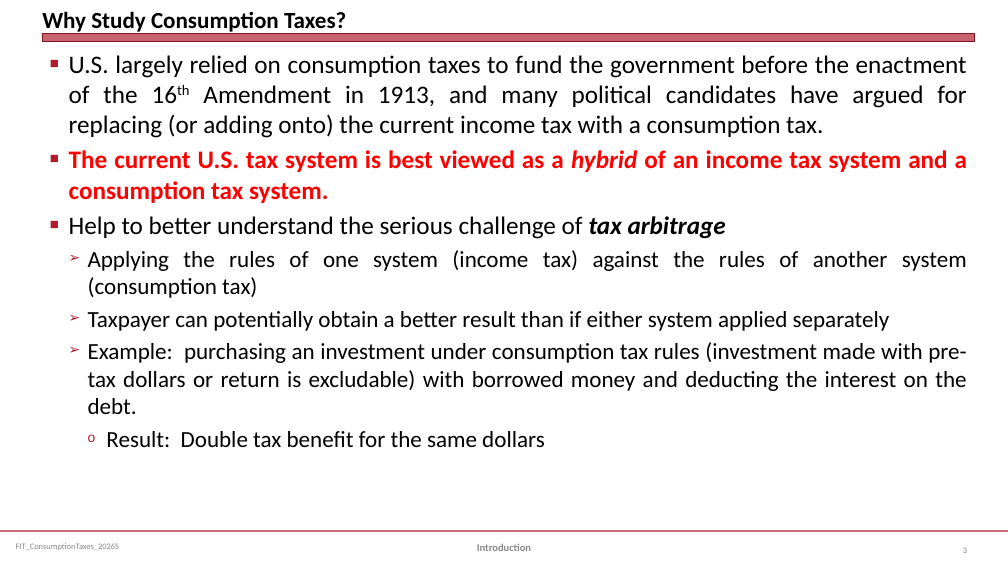
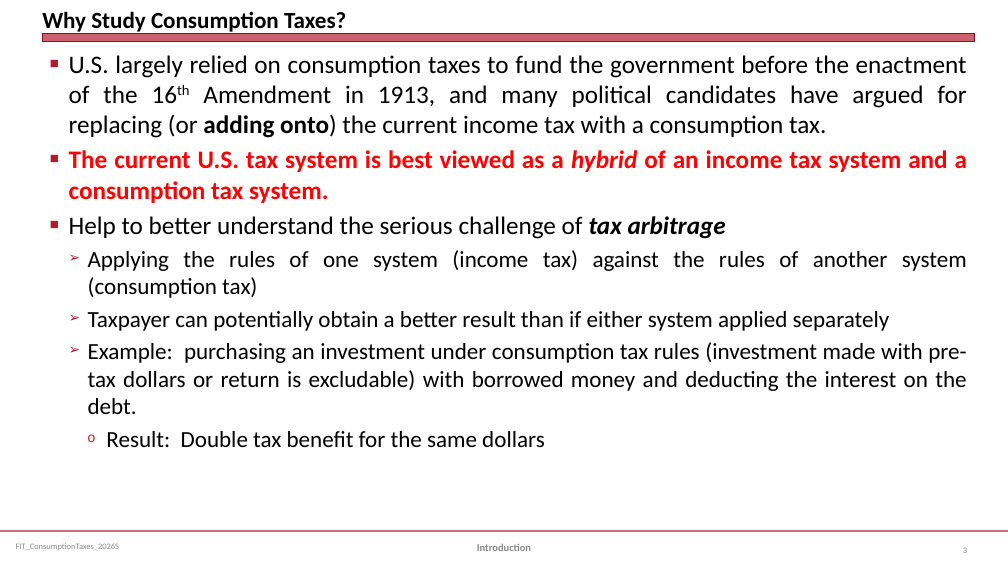
Before and after one commit to jmc877/Fed-Income-Tax, a slide deck: slide 3 of slides/FIT_ConsumptionTaxes_2026S.pptx. Drawn at 1008x567 pixels with LibreOffice and Linux fonts; fonts in the diff are those of the drawing. Boxes give left, top, right and bottom in pixels: in the first picture for what was removed or moved away, otherwise in the second. Text is boxed around its words. In the diff, an @@ line names an element or a change of style, - is before the commit and + after.

```diff
--- a/slides/FIT_ConsumptionTaxes_2026S.pptx
+++ b/slides/FIT_ConsumptionTaxes_2026S.pptx
@@ text at [69, 55, 967, 138]: bold on in "adding onto)" @@
```
Also in this commit, not shown: 4 other slides changed, 4 slides added, 24 other files.
